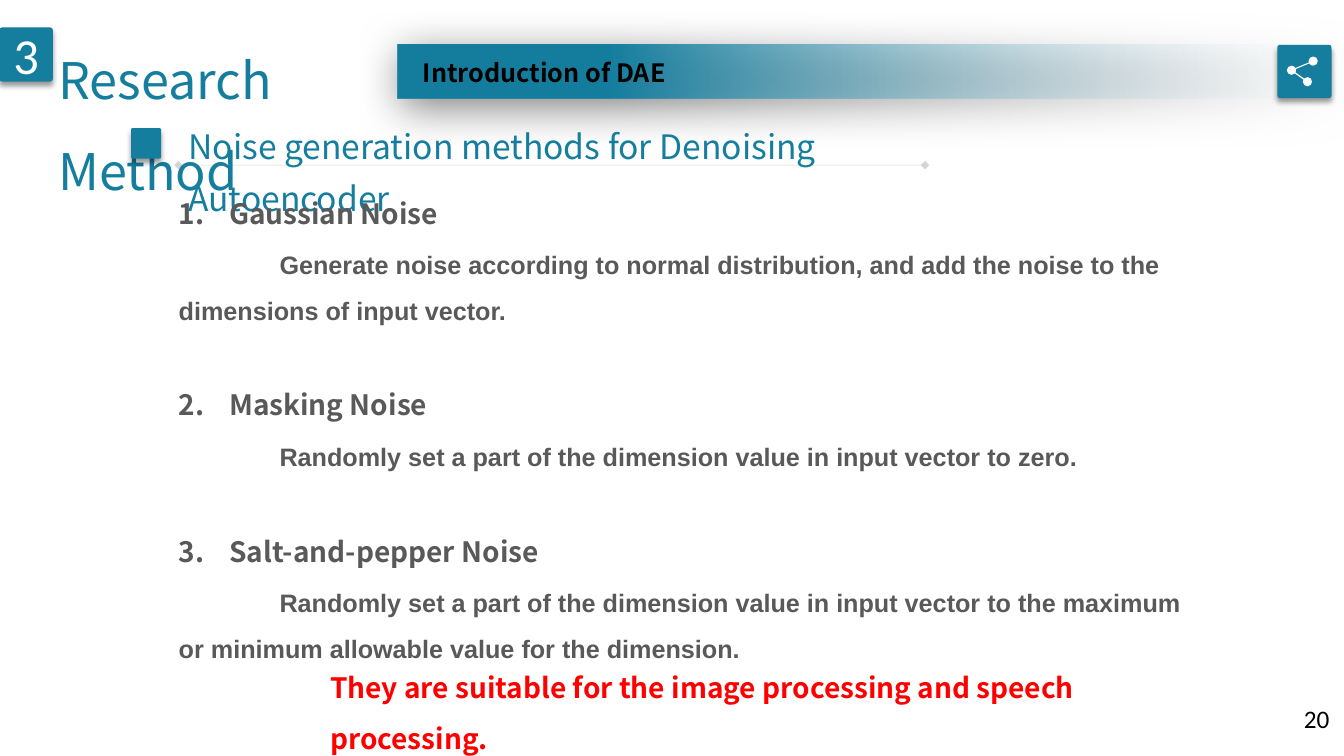
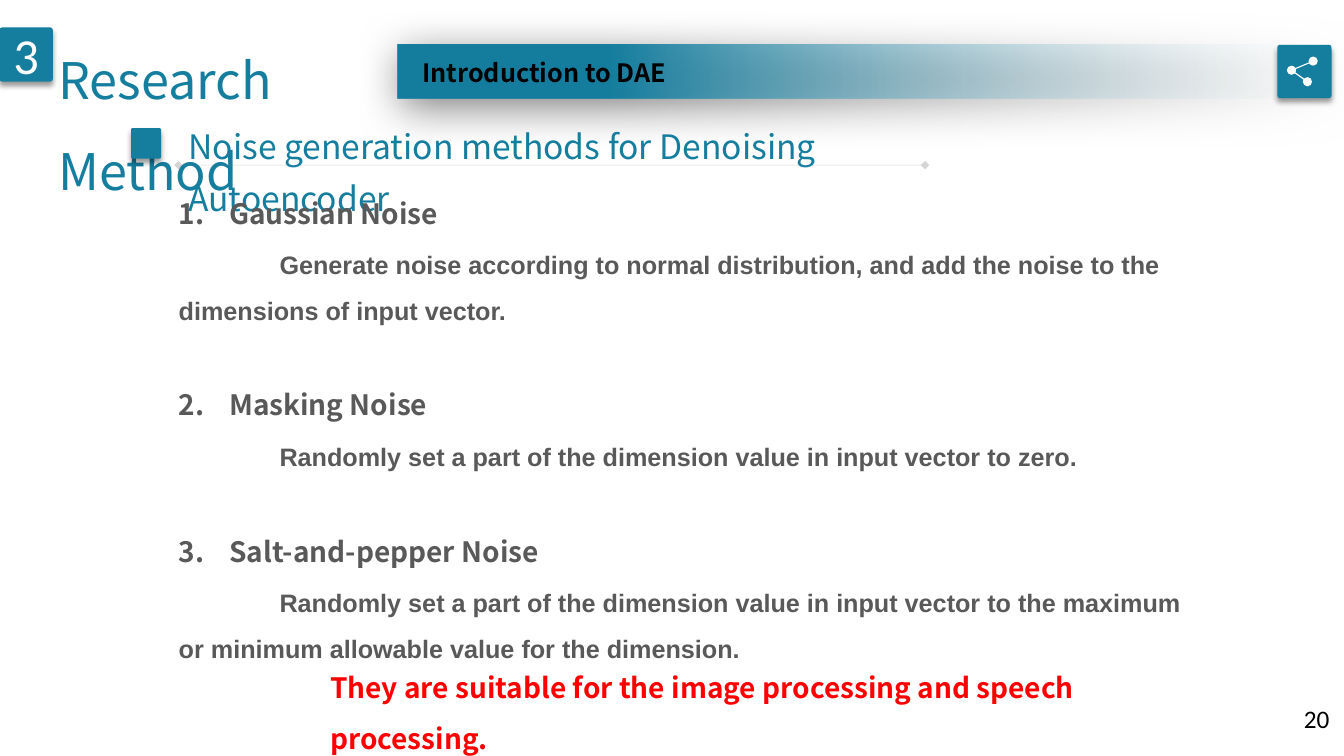
Before and after one commit to geminiwoo/oral-exam, a slide deck: slide 20 of 口試.pptx. Drawn at 1344x756 pixels with LibreOffice and Linux fonts; fonts in the diff are those of the drawing. Boxes give left, top, right and bottom in pixels: in the first picture for what was removed or moved away, otherwise in the second. Text is boxed around its words. In the diff, an @@ line names an element or a change of style, - is before the commit and + after.

```diff
--- a/口試.pptx
+++ b/口試.pptx
@@ text at bbox=[422, 61, 666, 83]: text changed @@
-Introduction of DAE
+Introduction to DAE
```
Also in this commit, not shown: 7 other slides changed, 3 other files.
